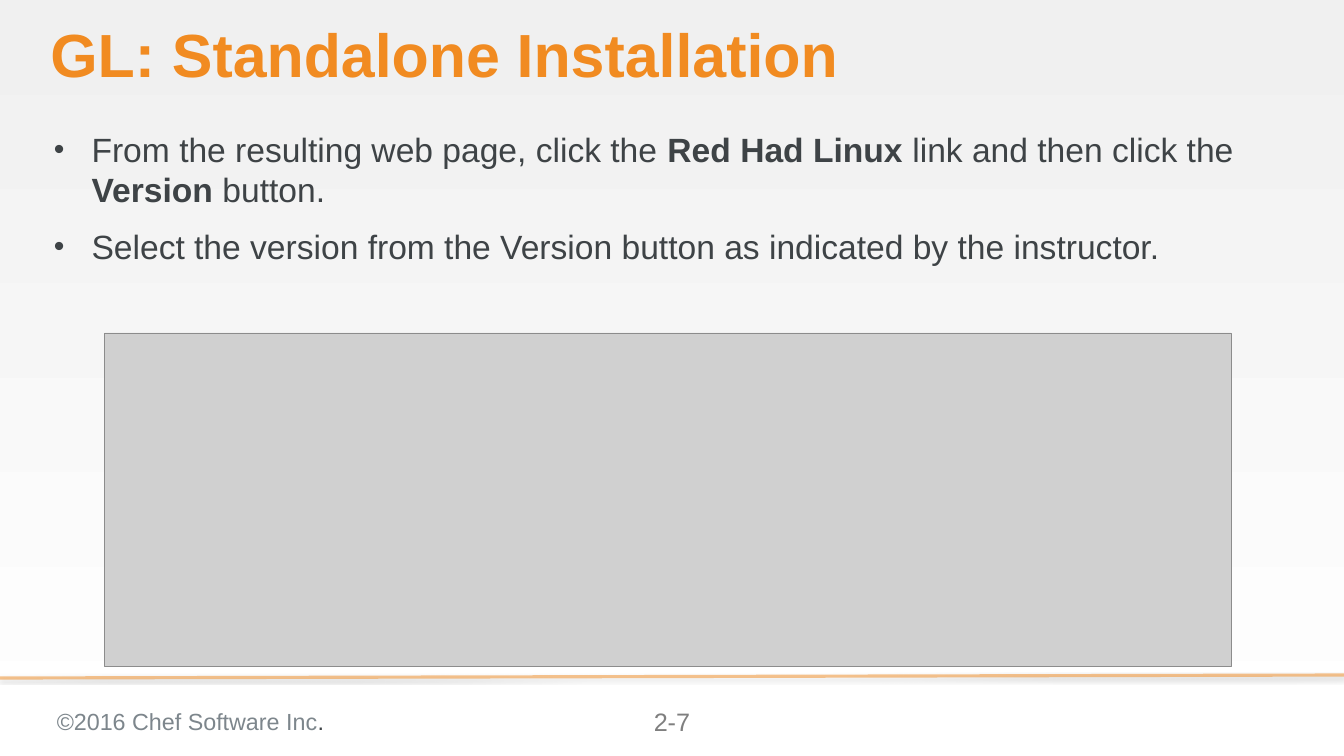
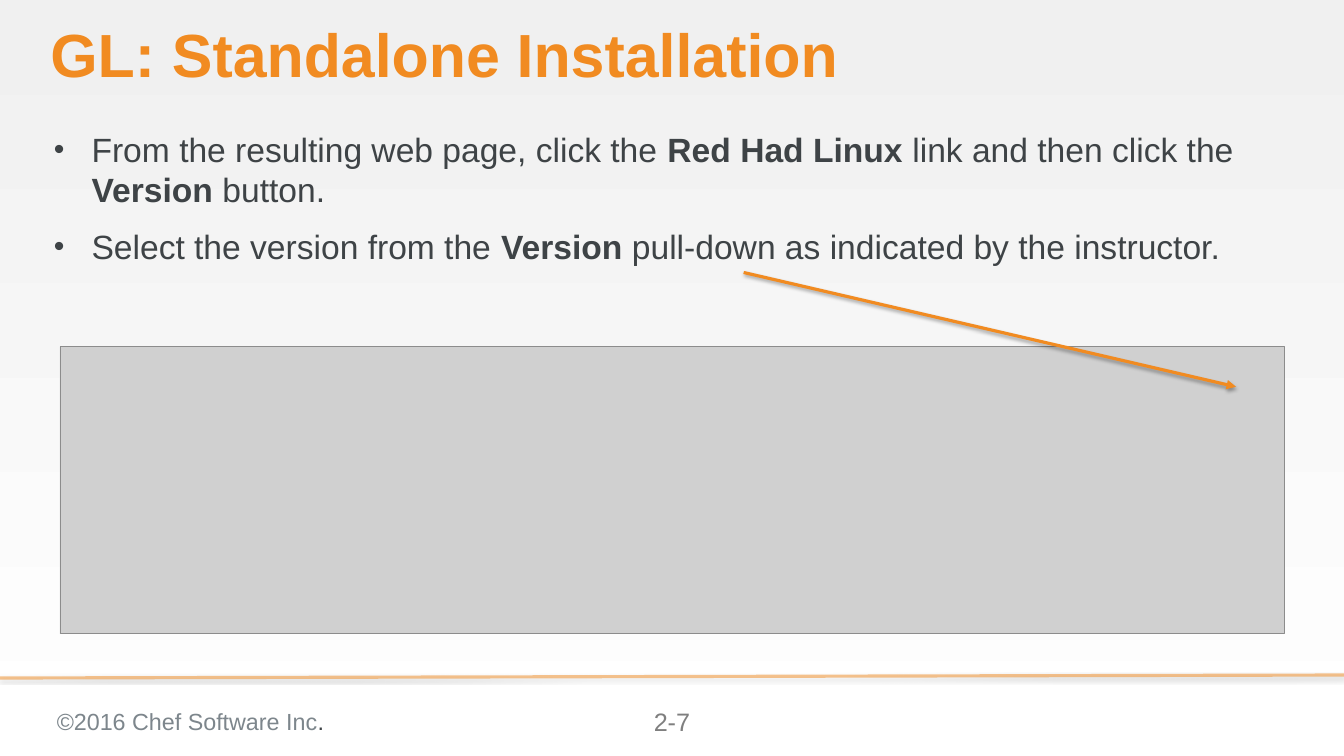
Before and after one commit to bchamby/chef-compliance-installation-configuration-operation, a slide deck: slide 7 of 02-Install.pptx. Drawn at 1344x756 pixels with LibreOffice and Linux fonts; fonts in the diff are those of the drawing; grey boxes stand for pictures; background and template pictures are left out. Boxes give left, top, right and bottom in pixels: in the first picture for what was removed or moved away, otherwise in the second. Text is boxed around its words. In the diff, an @@ line names an element or a change of style, - is before the commit and + after.

```diff
--- a/02-Install.pptx
+++ b/02-Install.pptx
@@ text at (x1=92, y1=234, x2=1220, y2=266): text changed @@
-• Select the version from the Version button as indicated by the instructor.
+• Select the version from the Version pull-down as indicated by the instructor.
@@ arrow added from (744, 272) to (1236, 387), #F18B21 3 pt @@
@@ picture resized from (x1=104, y1=333, x2=1231, y2=666) to (x1=60, y1=347, x2=1284, y2=634) @@
```
Also in this commit, not shown: 1 other slide changed, 2 other files.
